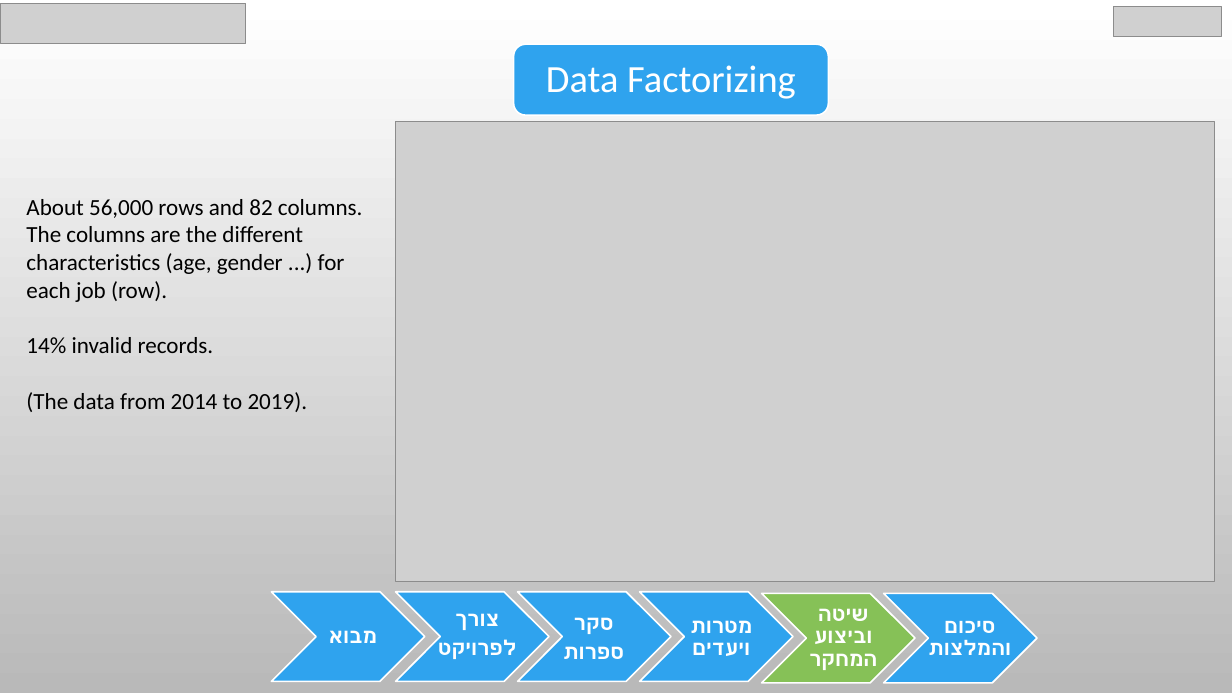
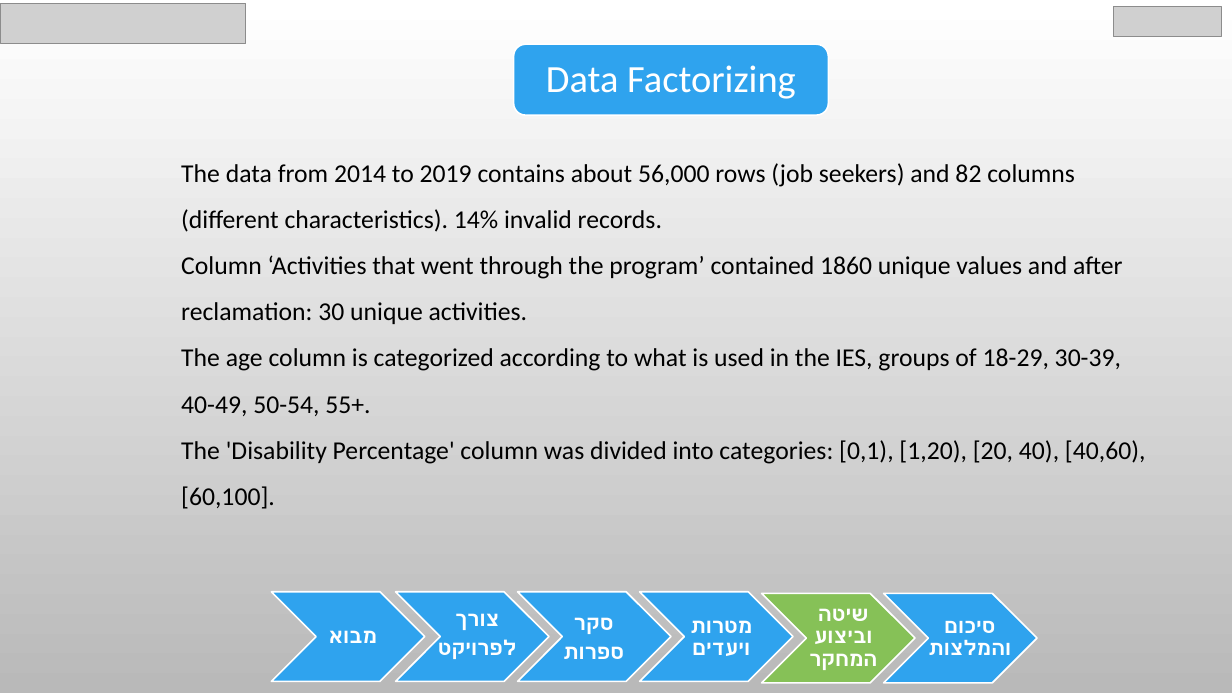
Before and after one commit to chen890/Final-Research-Project---IES, a slide deck: slide 15 of English Final Project.pptx (slide 14 before the commit). Drawn at 1232x693 pixels with LibreOffice and Linux fonts; fonts in the diff are those of the drawing; grey boxes stand for pictures; background and template pictures are left out. Boxes give left, top, right and bottom in pixels: in the first picture for what was removed or moved away, otherwise in the second. Text is boxed around its words. In the diff, an @@ line names an element or a change of style, - is before the commit and + after.

```diff
--- a/English Final Project.pptx
+++ b/English Final Project.pptx
@@ picture removed at [396, 122, 1214, 582] @@
@@ text at [181, 163, 1146, 509]: text changed; size 18 to 20 pt @@
-About 56,000 rows and 82 columns.
-The columns are the different characteristics (age, gender ...) for each job (row).
-14% invalid records.
-(The data from 2014 to 2019).
+The data from 2014 to 2019 contains about 56,000 rows (job seekers) and 82 columns (different characteristics). 14% invalid records.
+Column ‘Activities that went through the program’ contained 1860 unique values and after reclamation: 30 unique activities.
+The age column is categorized according to what is used in the IES, groups of 18-29, 30-39, 40-49, 50-54, 55+.
+The 'Disability Percentage' column was divided into categories: [0,1), [1,20), [20, 40), [40,60), [60,100].
```
Also in this commit, not shown: 21 other slides changed, 2 slides added, 1 slide removed.
